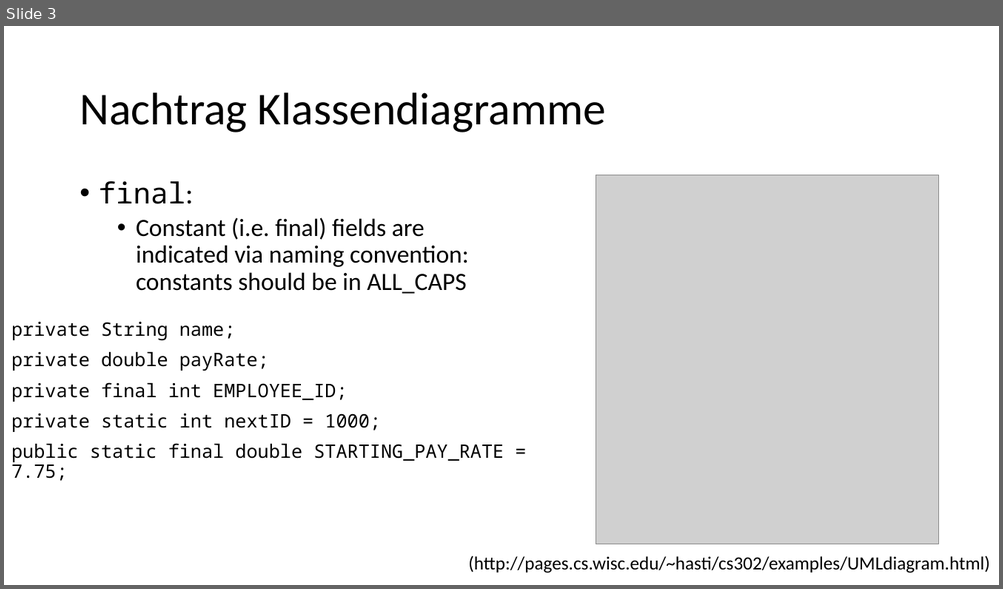
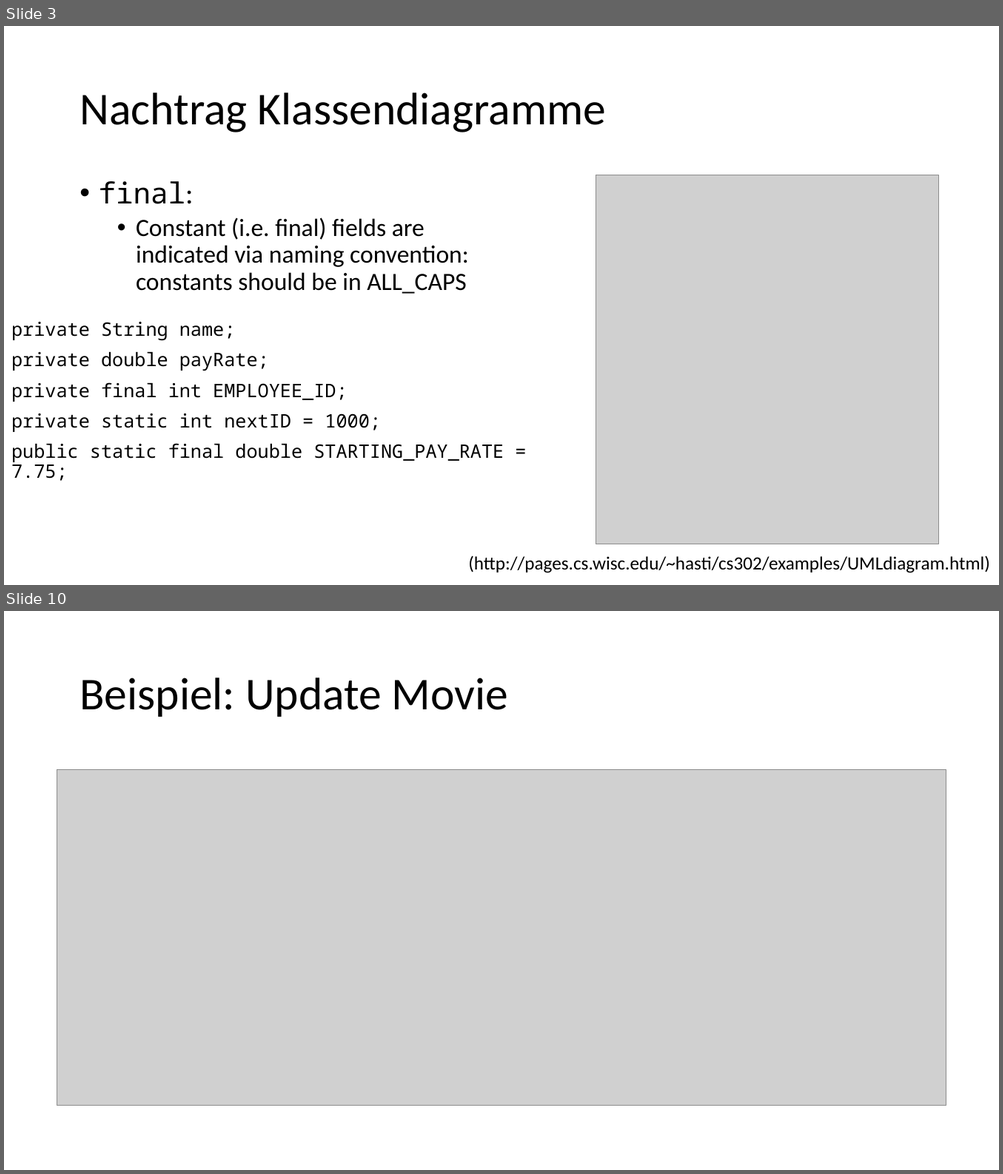
Before and after one commit to desombre/java_examples, a slide deck: ISW_WDH_20191211.pptx. Shown one above the other, each under a label of ours: slide 3 before the commit, slides 3 and 10 after it; the slides between them are not shown. The pictures are 1003x589 and 1003x1174 pixels, drawn with LibreOffice and Linux fonts; fonts in the diff are those of the drawing; grey boxes stand for pictures. Boxes give left, top, right and bottom in pixels: in the first picture for what was removed or moved away, otherwise in the second. Text is boxed around its words. In the diff, an @@ line names an element or a change of style, - is before the commit and + after.

```diff
--- a/ISW_WDH_20191211.pptx
+++ b/ISW_WDH_20191211.pptx
@@ slide 10 added at (x1=4, y1=611, x2=999, y2=1170), background #FFFFFF @@
@@ title added at (x1=79, y1=678, x2=508, y2=717), 44 pt, text #000000 @@
+Beispiel: Update Movie
@@ picture added at (x1=57, y1=770, x2=945, y2=1105) @@
```
Also in this commit, not shown: 4 slides changed, 4 other slides added, 2 other files.
